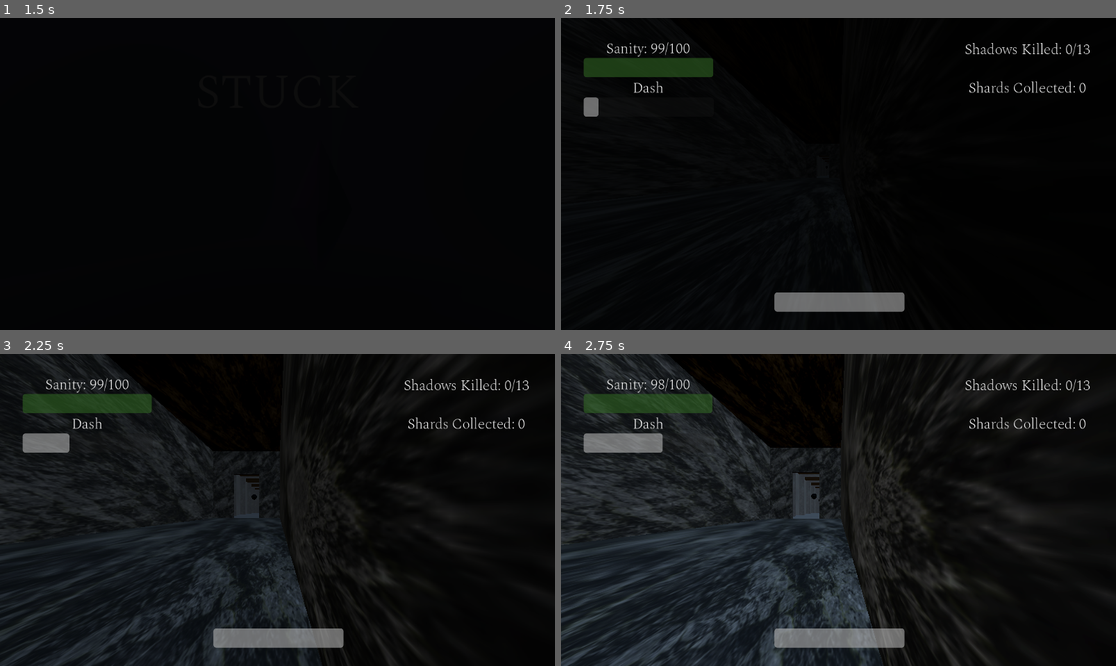
Above: before the commit, frames 1-4 (two rows, left to right).
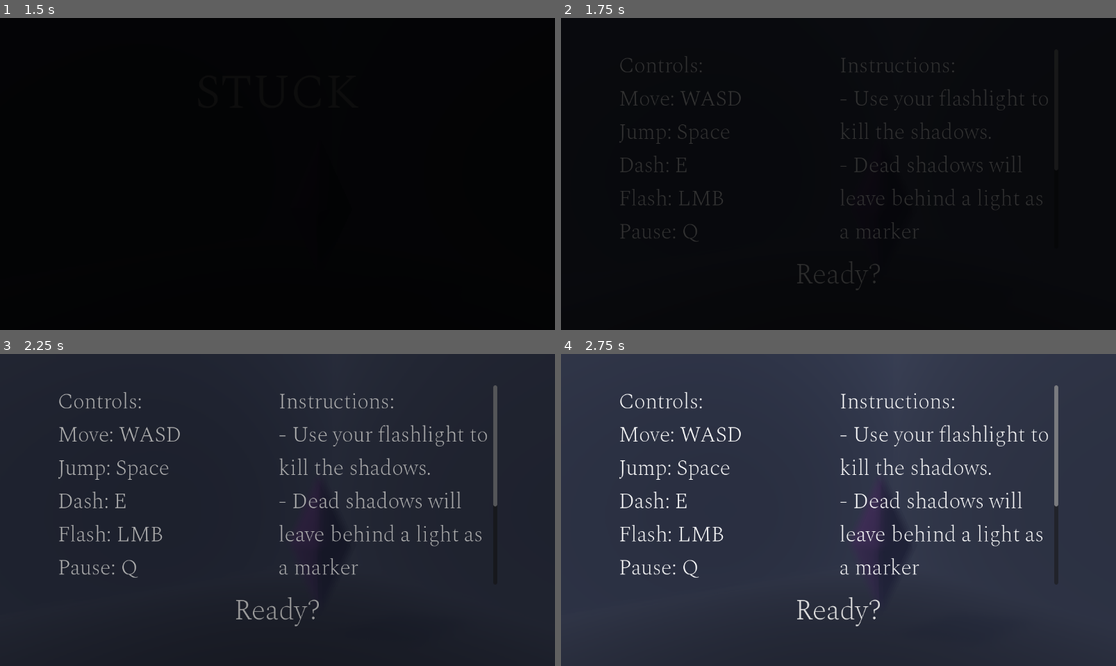
Above: after the commit, the same moments.

Repository: OmarCompiled/Stuck_NULL_BYTES
Game: Godot game, scene res://scenes/menu/main_menu.tscn
The game is run twice, just before and just after one commit, with the same random seed, the same clock (stepped at 60 frames per second) and the same inputs.
Inputs (mouse positions are in pixels of both pictures, inside the frame that each line leads up to):
- Up to frame 1 (1.5 s): click "START" at 0.5 s; tap Enter at 1.25 s; move the mouse to (399, 158) at 1.27 s; hold D (MoveRight) from 1.28 s (still down); hold E (Dash) from 1.28 s (still down)
- Up to frame 2 (1.75 s): keep holding D (MoveRight); keep holding E (Dash); tap Space (Jump) at 1.52 s; click (960, 158) at 1.55 s
- Up to frame 3 (2.25 s): tap Space (Jump) at 1.82 s; release D (MoveRight) at 2 s; release E (Dash) at 2 s; click (277, 609) at 2 s, where only the run after the commit has a clickable "Ready?"
- Up to frame 4 (2.75 s): no input

Frame 1 is identical in both runs. In frame 2, 6.0% of the frame differs, in the area x 4-96%, y 7-95%; in frame 3, 69%; in frame 4, 81%, in the area x 0-100%, y 0-100%.

Commit message:
Add instructions menu

Diff:
--- /dev/null
+++ b/godot/scenes/menu/instructions_menu.gd
@@ -0,0 +1,20 @@
+extends Control
+
+var _ready_button_pressed:bool = false
+
+func _ready() -> void:
+	$FadeTransition.show()
+	$FadeTransition/AnimationPlayer.play("fade_out")
+	$FadeTransition/fade_timer.start()
+
+func _on_ready_button_pressed() -> void:
+	_ready_button_pressed = true;
+	$FadeTransition.show()
+	$FadeTransition/AnimationPlayer.play("fade_in")
+	$FadeTransition/fade_timer.start()
+
+func _on_fade_timer_timeout() -> void:
+	if !_ready_button_pressed:
+		$FadeTransition.hide()
+	else:
+		get_tree().change_scene_to_file("res://scenes/other/world.tscn")
--- /dev/null
+++ b/godot/scenes/menu/instructions_menu.gdshader
@@ -0,0 +1,21 @@
+shader_type canvas_item;
+
+void fragment() {
+	vec4 sum = vec4(0.0);
+	vec2 offset = SCREEN_PIXEL_SIZE * 9.0;
+
+	sum += texture(TEXTURE, UV);
+	sum += texture(TEXTURE, UV + vec2(offset.x, 0.0));
+	sum += texture(TEXTURE, UV - vec2(offset.x, 0.0));
+	sum += texture(TEXTURE, UV + vec2(0.0, offset.y));
+	sum += texture(TEXTURE, UV - vec2(0.0, offset.y));
+
+	COLOR = sum / 5.0;
+	COLOR *= 0.6;
+	COLOR.a = 255.0/2.0;
+}
+
+//void light() {
+//	// Called for every pixel for every light affecting the CanvasItem.
+//	// Uncomment to replace the default light processing function with this one.
+//}
--- /dev/null
+++ b/godot/scenes/menu/instructions_menu.tscn
@@ -0,0 +1,88 @@
+[gd_scene load_steps=7 format=3 uid="uid://58d6ckt3s3nb"]
+
+[ext_resource type="Script" uid="uid://dc5atfkm358a7" path="res://scenes/menu/instructions_menu.gd" id="1_0olb8"]
+[ext_resource type="Shader" uid="uid://vnfyab2y6jtj" path="res://scenes/menu/instructions_menu.gdshader" id="1_iqduw"]
+[ext_resource type="Texture2D" uid="uid://cp4btomhpb1c3" path="res://assets/stuck_bg.png" id="2_8am7x"]
+[ext_resource type="FontFile" uid="uid://gcgvrjt58408" path="res://assets/fonts/Spectral/Spectral-ExtraLight.ttf" id="3_8am7x"]
+[ext_resource type="PackedScene" uid="uid://ddgr0fwaevyfi" path="res://scenes/other/fade_scene.tscn" id="5_2ficn"]
+
+[sub_resource type="ShaderMaterial" id="ShaderMaterial_0olb8"]
+shader = ExtResource("1_iqduw")
+
+[node name="InstructionsMenu" type="Control"]
+layout_mode = 3
+anchors_preset = 15
+anchor_right = 1.0
+anchor_bottom = 1.0
+grow_horizontal = 2
+grow_vertical = 2
+script = ExtResource("1_0olb8")
+
+[node name="TextureRect" type="TextureRect" parent="."]
+material = SubResource("ShaderMaterial_0olb8")
+layout_mode = 1
+anchors_preset = 15
+anchor_right = 1.0
+anchor_bottom = 1.0
+grow_horizontal = 2
+grow_vertical = 2
+texture = ExtResource("2_8am7x")
+expand_mode = 3
+
+[node name="MarginContainer" type="MarginContainer" parent="TextureRect"]
+layout_mode = 1
+anchors_preset = 15
+anchor_right = 1.0
+anchor_bottom = 1.0
+grow_horizontal = 2
+grow_vertical = 2
+theme_override_constants/margin_left = 120
+theme_override_constants/margin_top = 80
+theme_override_constants/margin_right = 120
+theme_override_constants/margin_bottom = 80
+
+[node name="VBoxContainer" type="VBoxContainer" parent="TextureRect/MarginContainer"]
+layout_mode = 2
+
+[node name="HBoxContainer" type="HBoxContainer" parent="TextureRect/MarginContainer/VBoxContainer"]
+layout_mode = 2
+
+[node name="ControlsLabel" type="RichTextLabel" parent="TextureRect/MarginContainer/VBoxContainer/HBoxContainer"]
+layout_mode = 2
+size_flags_horizontal = 3
+theme_override_fonts/normal_font = ExtResource("3_8am7x")
+theme_override_font_sizes/normal_font_size = 45
+text = "Controls:
+Move: WASD
+Jump: Space
+Dash: E
+Flash: LMB
+Pause: Q"
+fit_content = true
+
+[node name="InstructionsLabel" type="RichTextLabel" parent="TextureRect/MarginContainer/VBoxContainer/HBoxContainer"]
+layout_mode = 2
+size_flags_horizontal = 3
+theme_override_fonts/normal_font = ExtResource("3_8am7x")
+theme_override_font_sizes/normal_font_size = 45
+text = "Instructions:
+- Use your flashlight to kill the shadows.
+- Dead shadows will leave behind a light as a marker
+- Collect Shards to purchase upgrades
+- Collect 3 unique shards to end your run"
+
+[node name="ReadyButton" type="MenuButton" parent="TextureRect/MarginContainer/VBoxContainer"]
+layout_mode = 2
+size_flags_horizontal = 4
+size_flags_vertical = 10
+theme_override_fonts/font = ExtResource("3_8am7x")
+theme_override_font_sizes/font_size = 60
+text = "Ready?"
+
+[node name="FadeTransition" parent="." instance=ExtResource("5_2ficn")]
+layout_mode = 1
+
+[node name="fade_timer" type="Timer" parent="FadeTransition"]
+
+[connection signal="pressed" from="TextureRect/MarginContainer/VBoxContainer/ReadyButton" to="." method="_on_ready_button_pressed"]
+[connection signal="timeout" from="FadeTransition/fade_timer" to="." method="_on_fade_timer_timeout"]
--- a/godot/scenes/menu/upgrades_menu.gd
+++ b/godot/scenes/menu/upgrades_menu.gd
@@ -3,8 +3,6 @@
 var flash_button: Node
 var sanity_button: Node
 var currency_label:Node
-var flash_upgrade_price = 20
-var sanity_upgrade_price = 20
 
 # Called when the node enters the scene tree for the first time.
 func _ready() -> void:
@@ -14,8 +12,8 @@
 
 # Called every frame. 'delta' is the elapsed time since the previous frame.
 func _process(_delta: float) -> void:
-	flash_button.text = "Flashlight: " + str(flash_upgrade_price)
-	sanity_button.text = "Sanity: " + str(sanity_upgrade_price)
+	flash_button.text = "Flashlight: " + str(UpgradesManager.prices.Flashlight)
+	sanity_button.text = "Sanity: " + str(UpgradesManager.prices.Sanity)
 	currency_label.text = "Memory Shards: " + str(GameManager.currency)
 
 func _on_back_button_pressed() -> void:
@@ -23,14 +21,14 @@
 
 
 func _on_flashlight_upgrade_pressed() -> void:
-	if GameManager.currency >= flash_upgrade_price:
+	if GameManager.currency >= UpgradesManager.prices.Flashlight:
 		UpgradesManager.upgrades.Flashlight += 15
-		GameManager.currency -= flash_upgrade_price
-		flash_upgrade_price += 20
+		GameManager.currency -= UpgradesManager.prices.Flashlight
+		UpgradesManager.prices.Flashlight += 20
 	return
 
 func _on_sanity_upgrade_pressed() -> void:
-	if GameManager.currency >= sanity_upgrade_price:
+	if GameManager.currency >= UpgradesManager.prices.Sanity:
 		UpgradesManager.upgrades.Sanity += 20
-		GameManager.currency -= sanity_upgrade_price
-		sanity_upgrade_price += 20
+		GameManager.currency -= UpgradesManager.prices.Sanity
+		UpgradesManager.prices.Sanity += 20
--- a/godot/scripts/main_menu.gd
+++ b/godot/scripts/main_menu.gd
@@ -33,4 +33,4 @@
 func _on_fade_timer_timeout() -> void:
 	$FadeTransition.hide()
 	if button == buttons[0]:
-		get_tree().change_scene_to_file("res://scenes/other/world.tscn")
+		get_tree().change_scene_to_file("res://scenes/menu/instructions_menu.tscn")
--- a/godot/scripts/singletons/upgrades_manager.gd
+++ b/godot/scripts/singletons/upgrades_manager.gd
@@ -2,5 +2,8 @@
 
 var og_flash_power:int = 150
 var og_sanity_level:int = 100
+var flash_upgrade_price:int = 20
+var sanity_upgrade_price:int = 20
 
 var upgrades = {"Flashlight": og_flash_power, "Sanity": og_sanity_level}
+var prices = {"Flashlight": flash_upgrade_price, "Sanity": sanity_upgrade_price}
Not shown, added: godot/scenes/menu/instructions_menu.gd.uid
Not shown, added: godot/scenes/menu/instructions_menu.gdshader.uid
